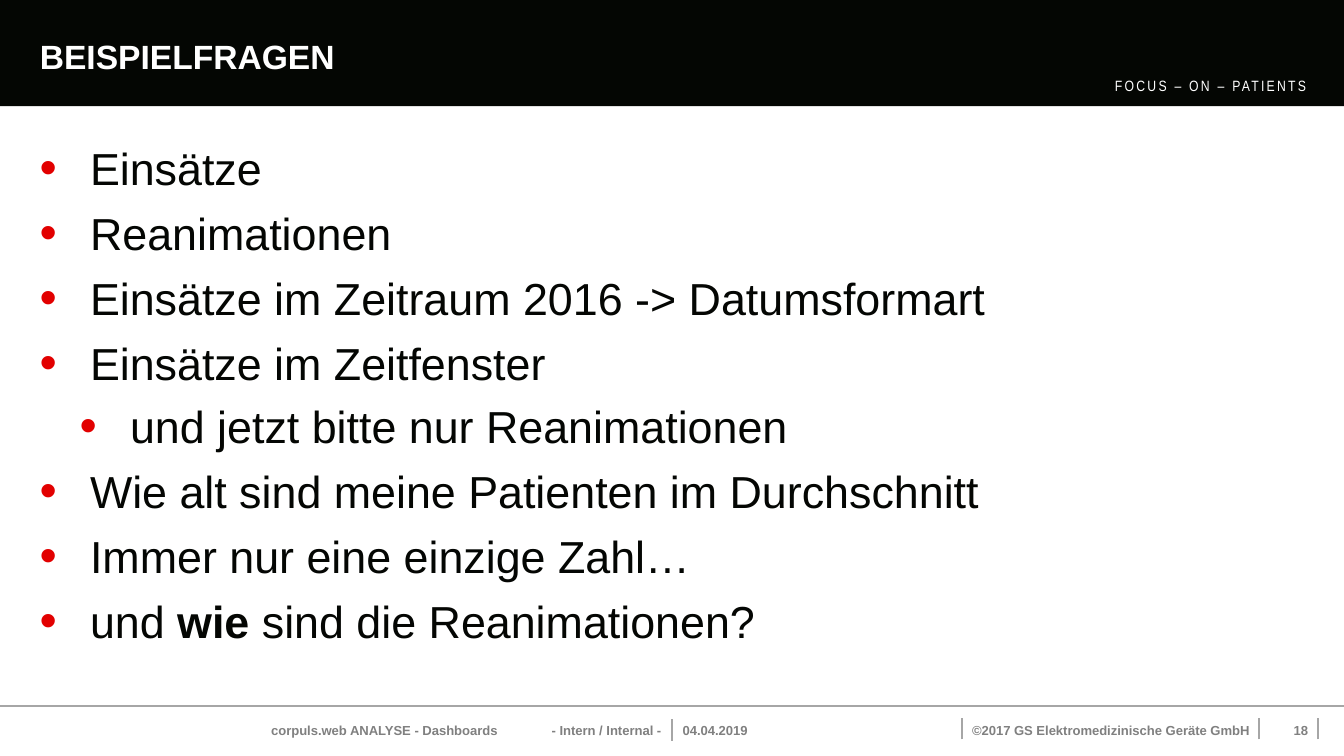
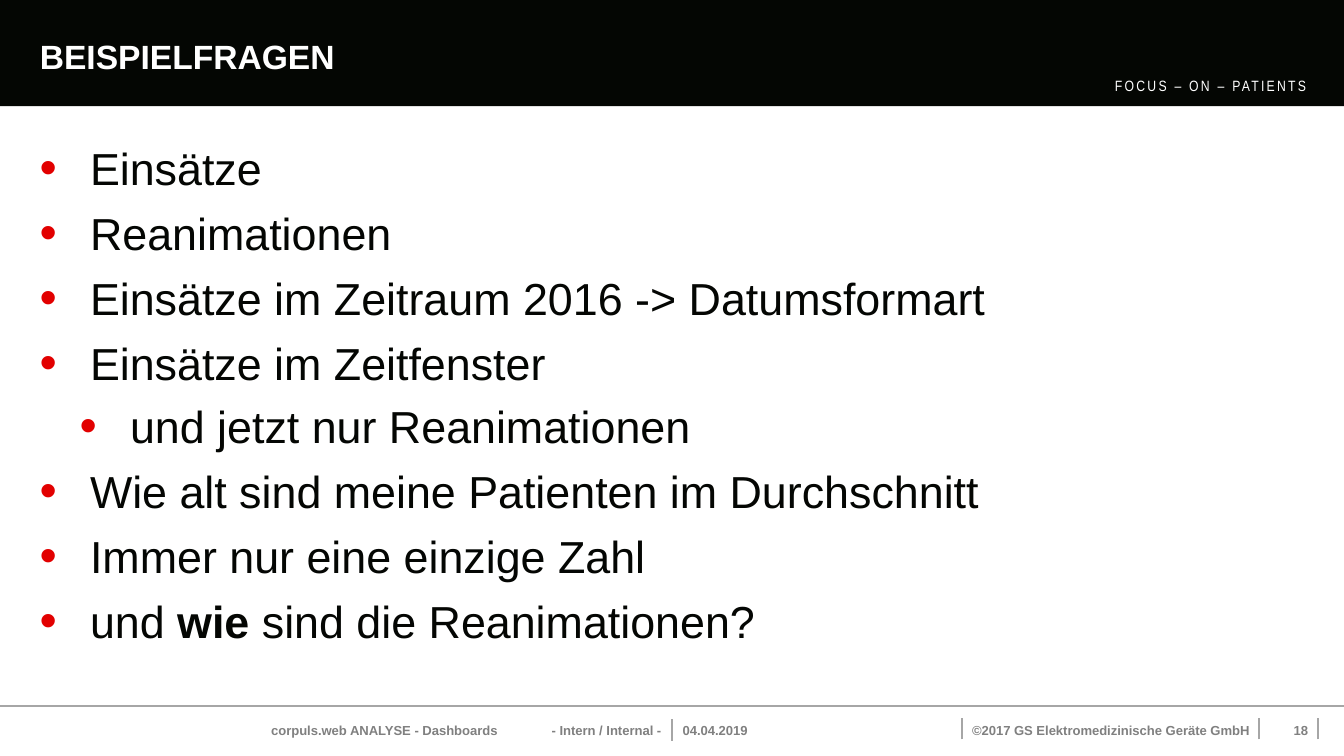
Before and after one commit to ItsJoshuaHirsch/Thesis, a slide deck: slide 18 of Vorstellung_Dashboards.pptx. Drawn at 1344x756 pixels with LibreOffice and Linux fonts; fonts in the diff are those of the drawing; background and template pictures are left out. Boxes give left, top, right and bottom in pixels: in the first picture for what was removed or moved away, otherwise in the second. Text is boxed around its words. In the diff, an @@ line names an element or a change of style, - is before the commit and + after.

```diff
--- a/Vorstellung_Dashboards.pptx
+++ b/Vorstellung_Dashboards.pptx
@@ text at (x1=130, y1=410, x2=690, y2=452): text changed @@
-  • und jetzt bitte nur Reanimationen
+  • und jetzt nur Reanimationen
@@ text at (x1=90, y1=540, x2=645, y2=582): text changed @@
-• Immer nur eine einzige Zahl…
+• Immer nur eine einzige Zahl
```
Also in this commit, not shown: 1 other slide changed, 1 slide added.
